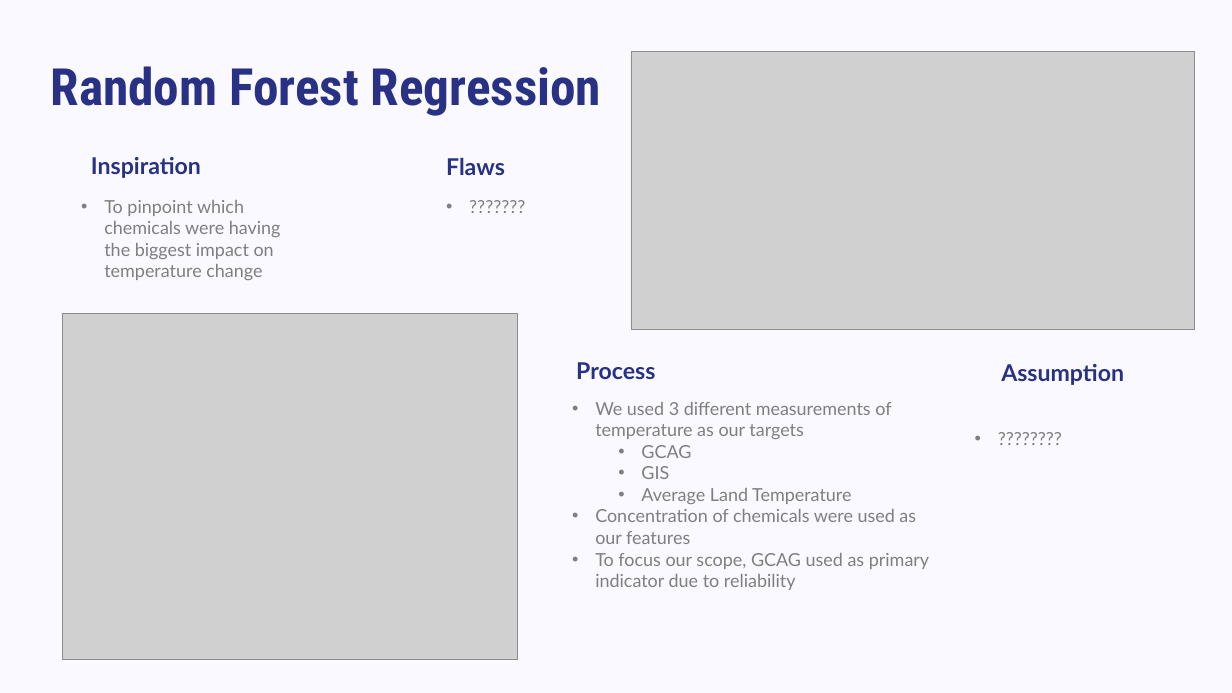
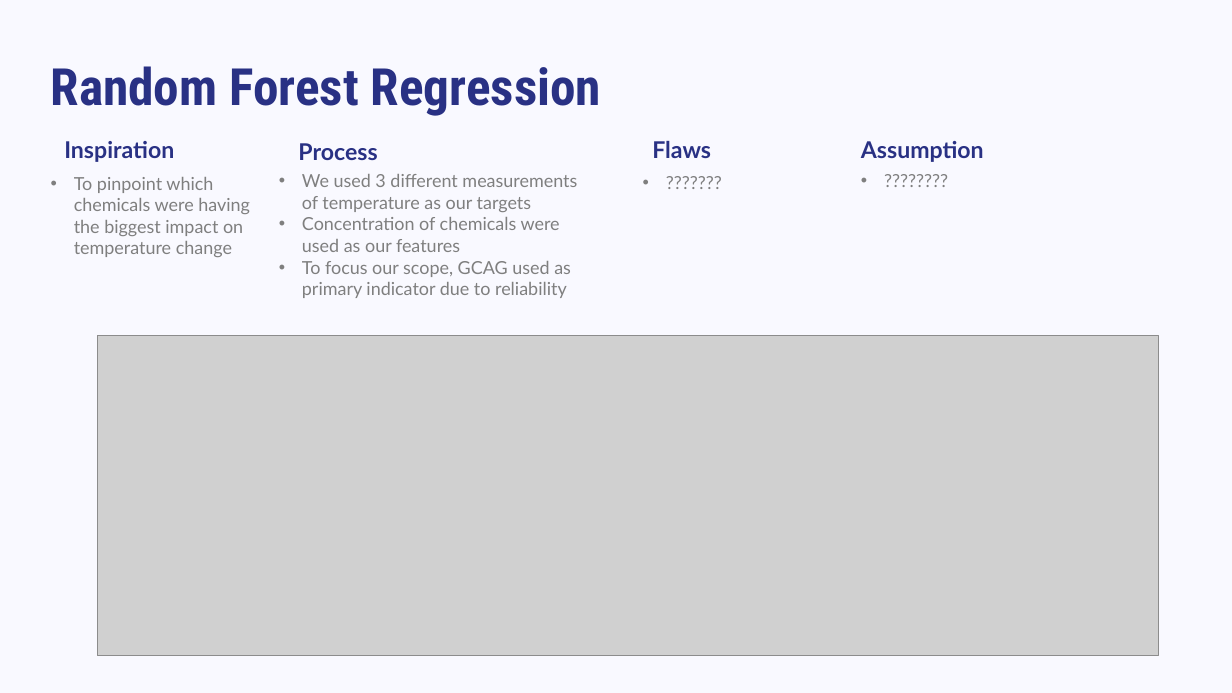
Before and after one commit to hkd8/Final-Project, a slide deck: slide 4 of FinalProject-ChengIteration2.pptx. Drawn at 1232x693 pixels with LibreOffice and Linux fonts; fonts in the diff are those of the drawing; grey boxes stand for pictures. Boxes give left, top, right and bottom in pixels: in the first picture for what was removed or moved away, otherwise in the second. Text is boxed around its words. In the diff, an @@ line names an element or a change of style, - is before the commit and + after.

```diff
--- a/FinalProject-ChengIteration2.pptx
+++ b/FinalProject-ChengIteration2.pptx
@@ text "Inspiration": place and size @@
-text "Inspiration" at [91, 157, 201, 178]
+text "Inspiration" at [64, 141, 174, 162]
@@ text "Process": place and size @@
-text "Process" at [576, 362, 655, 379]
+text "Process" at [298, 143, 377, 160]
@@ text "Flaws": place and size @@
-text "Flaws" at [446, 158, 505, 175]
+text "Flaws" at [652, 141, 711, 158]
@@ text "Assumption": place and size @@
-text "Assumption" at [1001, 364, 1124, 385]
+text "Assumption" at [861, 141, 984, 162]
@@ text "To pinpoint which chemicals were ...": place and size @@
-text "To pinpoint which chemicals were ..." at [104, 200, 281, 280]
+text "To pinpoint which chemicals were ..." at [74, 177, 250, 257]
@@ text "We used 3 different measurements ...": place and size @@
-text "We used 3 different measurements ..." at [595, 402, 929, 590]
+text "We used 3 different measurements ..." at [302, 174, 577, 298]
@@ text "???????": place and size @@
-text "???????" at [442, 193, 841, 220]
+text "???????" at [638, 169, 1037, 195]
@@ text "????????" rewrapped from [970, 426, 1232, 452] to [856, 167, 1232, 194] @@
@@ picture removed at [62, 313, 517, 659] @@
@@ picture: place and size @@
-picture at [631, 51, 1194, 329]
+picture at [97, 335, 1159, 656]
@@ text at [641, 445, 851, 504]: paragraphs removed @@
-  • GCAG
-  • GIS
-  • Average Land Temperature
```
Also in this commit, not shown: 2 other slides changed, 2 other files.
